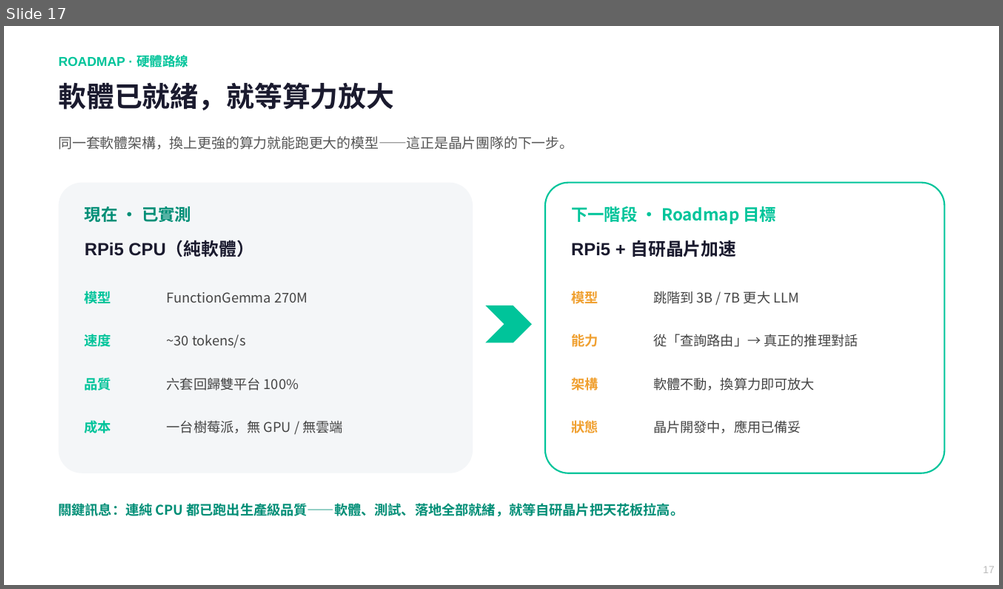
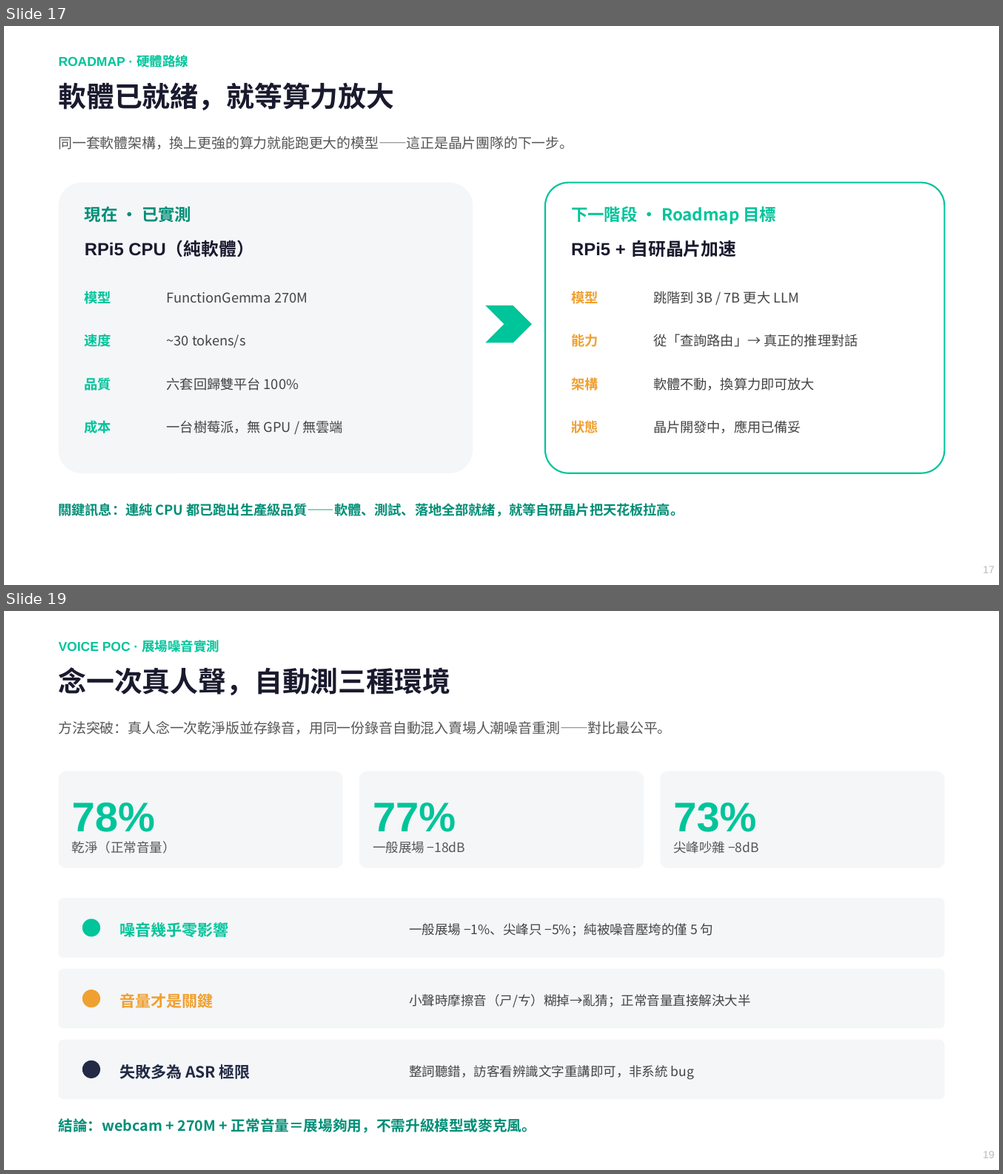
Before and after one commit to chunyen627-afk/warehouse-v2-agent, a slide deck: 倉管Agent_專案簡報.pptx. Shown one above the other, each under a label of ours: slide 17 before the commit, slides 17 and 19 after it; the slides between them are not shown. The pictures are 1003x589 and 1003x1174 pixels, drawn with LibreOffice and Linux fonts; fonts in the diff are those of the drawing. Boxes give left, top, right and bottom in pixels: in the first picture for what was removed or moved away, otherwise in the second. Text is boxed around its words. In the diff, an @@ line names an element or a change of style, - is before the commit and + after.

```diff
--- a/倉管Agent_專案簡報.pptx
+++ b/倉管Agent_專案簡報.pptx
@@ slide 19 added at (4,611,999,1170), background #FFFFFF @@
@@ text added at (59,638,219,655), 12.5 pt, text #00C49A, bold @@
+VOICE POC · 展場噪音實測
@@ text added at (59,667,450,695), 27 pt, text #1A1A2E, bold @@
+念一次真人聲，自動測三種環境
@@ text added at (59,721,671,735), 13.5 pt, text #555555 @@
+方法突破：真人念一次乾淨版並存錄音，用同一份錄音自動混入賣場人潮噪音重測——對比最公平。
@@ rounded rectangle added at (59,772,343,869), fill #F4F6F8 @@
@@ rounded rectangle added at (359,772,643,869), fill #F4F6F8 @@
@@ rounded rectangle added at (660,772,944,869), fill #F4F6F8 @@
@@ text added at (72,803,155,832), 40 pt, text #00C49A, bold @@
+78%
@@ text added at (373,803,455,832), 40 pt, text #00C49A, bold @@
+77%
@@ text added at (673,803,756,832), 40 pt, text #00C49A, bold @@
+73%
@@ text added at (72,841,176,854), 12.5 pt, text #555555 @@
+乾淨（正常音量）
@@ text added at (373,841,465,854), 12.5 pt, text #555555 @@
+一般展場 −18dB
@@ text added at (673,841,759,854), 12.5 pt, text #555555 @@
+尖峰吵雜 −8dB
@@ rounded rectangle added at (59,898,944,958), fill #F4F6F8 @@
@@ ellipse added at (82,919,100,937), fill #00C49A @@
@@ text added at (119,923,228,937), 15 pt, text #00C49A, bold @@
+噪音幾乎零影響
@@ text added at (409,923,714,937), 12.5 pt, text #444444 @@
+一般展場 −1%、尖峰只 −5%；純被噪音壓垮的僅 5 句
@@ rounded rectangle added at (59,969,944,1029), fill #F4F6F8 @@
@@ ellipse added at (82,990,100,1008), fill #F0A030 @@
@@ text added at (119,994,213,1008), 15 pt, text #F0A030, bold @@
+音量才是關鍵
@@ text added at (409,994,750,1008), 12.5 pt, text #444444 @@
+小聲時摩擦音（ㄕ/ㄘ）糊掉→亂猜；正常音量直接解決大半
@@ rounded rectangle added at (59,1040,944,1099), fill #F4F6F8 @@
@@ ellipse added at (82,1061,100,1079), fill #222A45 @@
@@ text added at (119,1062,250,1082), 15 pt, text #222A45, bold @@
+失敗多為 ASR 極限
@@ text added at (409,1065,694,1080), 12.5 pt, text #444444 @@
+整詞聽錯，訪客看辨識文字重講即可，非系統 bug
@@ text added at (59,1119,536,1133), 14 pt, text #008E76, bold @@
+結論：webcam + 270M + 正常音量＝展場夠用，不需升級模型或麥克風。
@@ text added at (982,1151,994,1159), 10 pt, text #BBBBBB @@
+19
```
Also in this commit, not shown: 4 slides changed, 2 other slides added, 1 other file.
